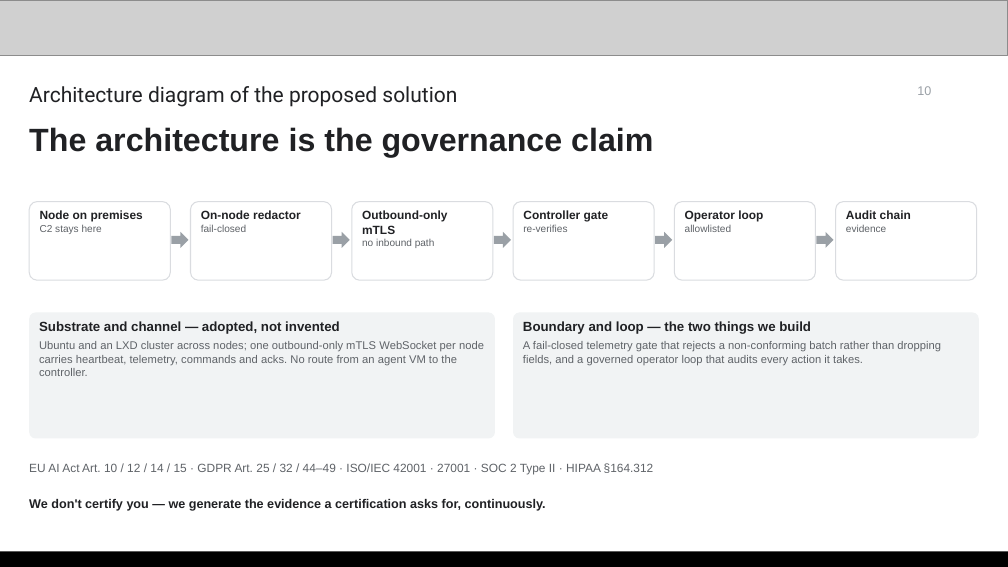
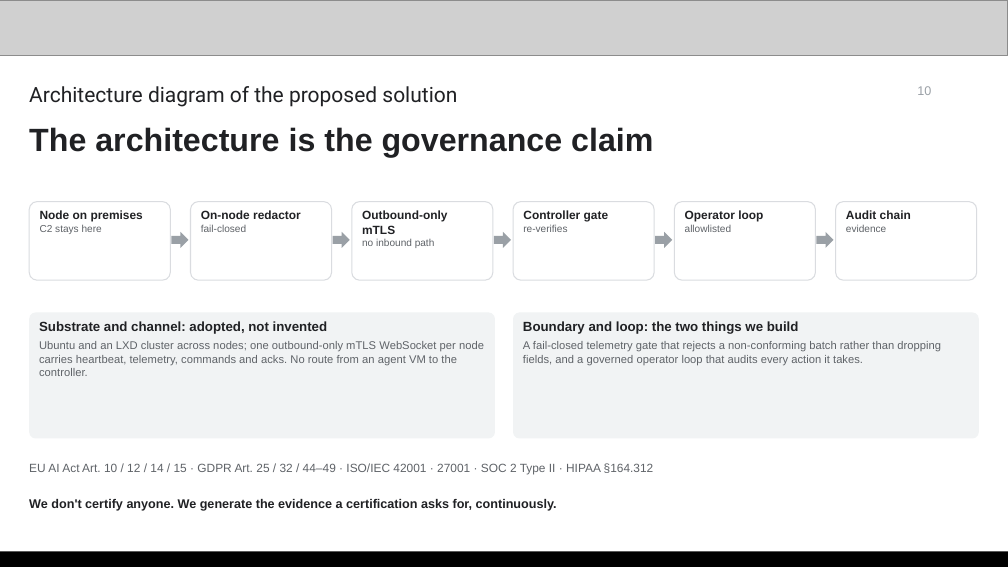
Before and after one commit to yanksyoon/termini, a slide deck: slide 10 of deck/v3/termini-deck-v3.pptx. Drawn at 1008x567 pixels with LibreOffice and Linux fonts; fonts in the diff are those of the drawing; grey boxes stand for pictures. Boxes give left, top, right and bottom in pixels: in the first picture for what was removed or moved away, otherwise in the second. Text is boxed around its words. In the diff, an @@ line names an element or a change of style, - is before the commit and + after.

```diff
--- a/deck/v3/termini-deck-v3.pptx
+++ b/deck/v3/termini-deck-v3.pptx
@@ text in rounded rectangle at [39, 321, 328, 334]: text changed @@
-Substrate and channel — adopted, not invented
+Substrate and channel: adopted, not invented
@@ text in rounded rectangle at [523, 321, 799, 334]: text changed @@
-Boundary and loop — the two things we build
+Boundary and loop: the two things we build
@@ text at [29, 499, 557, 511]: text changed @@
-We don't certify you — we generate the evidence a certification asks for, continuously.
+We don't certify anyone. We generate the evidence a certification asks for, continuously.
```
Also in this commit, not shown: 15 other slides changed, 2 other files.
